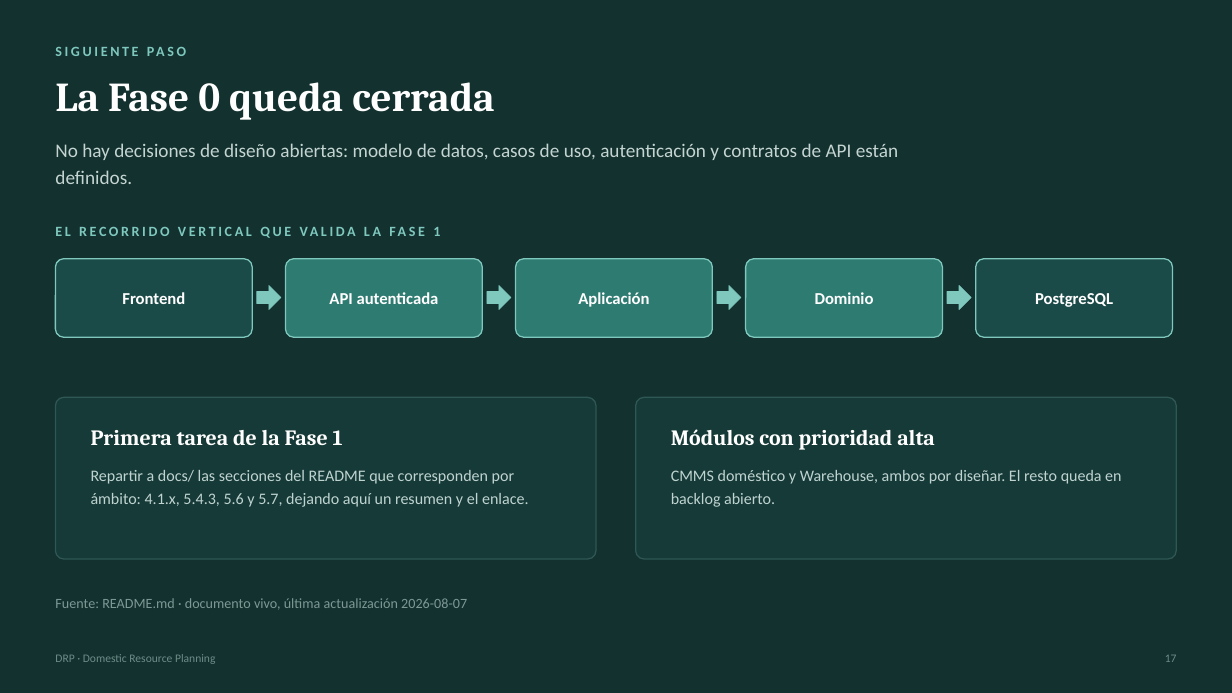
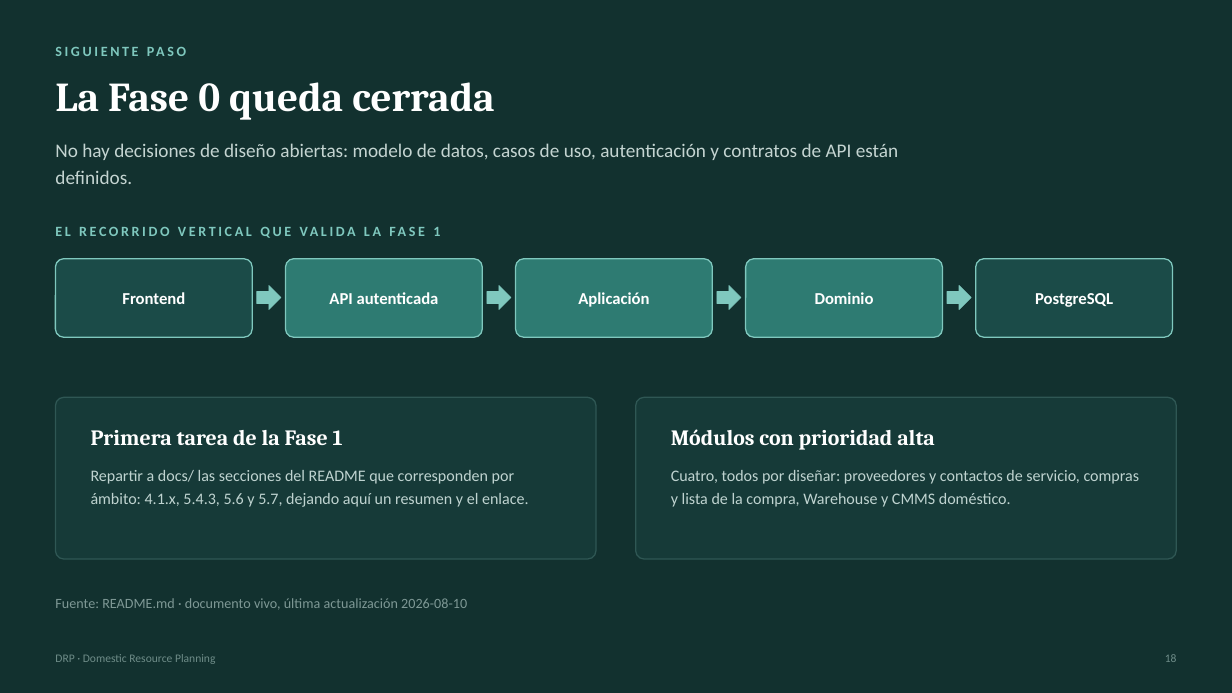
Before and after one commit to kikescribano/domestic_resource_planning, a slide deck: slide 19 of docs/common/marketing/DRP-resumen.pptx (slide 18 before the commit). Drawn at 1232x693 pixels with LibreOffice and Linux fonts; fonts in the diff are those of the drawing. Boxes give left, top, right and bottom in pixels: in the first picture for what was removed or moved away, otherwise in the second. Text is boxed around its words. In the diff, an @@ line names an element or a change of style, - is before the commit and + after.

```diff
--- a/docs/common/marketing/DRP-resumen.pptx
+++ b/docs/common/marketing/DRP-resumen.pptx
@@ text at box(671, 470, 1140, 507): text changed @@
-CMMS doméstico y Warehouse, ambos por diseñar. El resto queda en backlog abierto.
+Cuatro, todos por diseñar: proveedores y contactos de servicio, compras y lista de la compra, Warehouse y CMMS doméstico.
@@ text at box(55, 598, 467, 610): text changed @@
-Fuente: README.md · documento vivo, última actualización 2026-08-07
+Fuente: README.md · documento vivo, última actualización 2026-08-10
@@ text at box(1165, 654, 1177, 662): text changed @@
-17
+18
```
Also in this commit, not shown: 9 other slides changed, 1 slide added, 2 other files.
